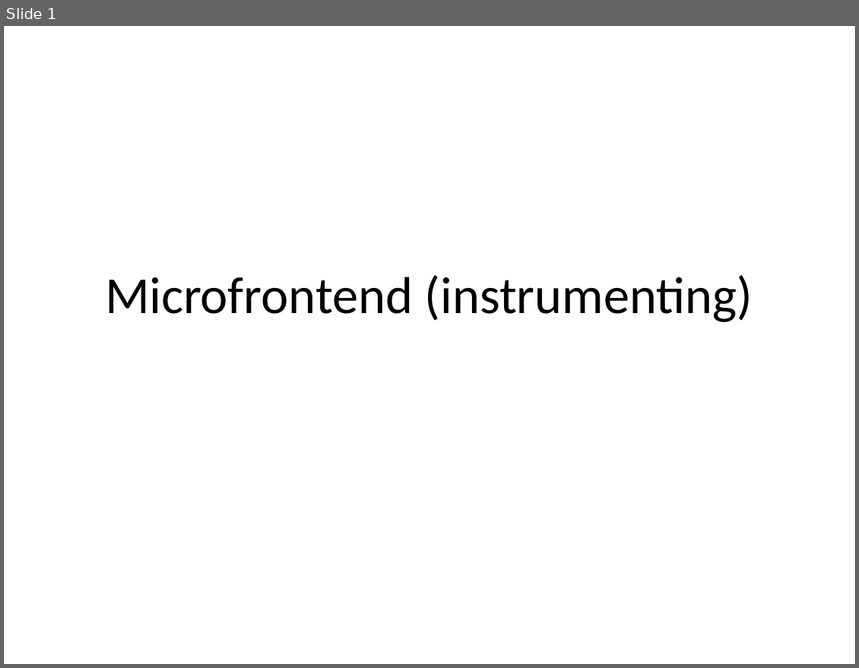
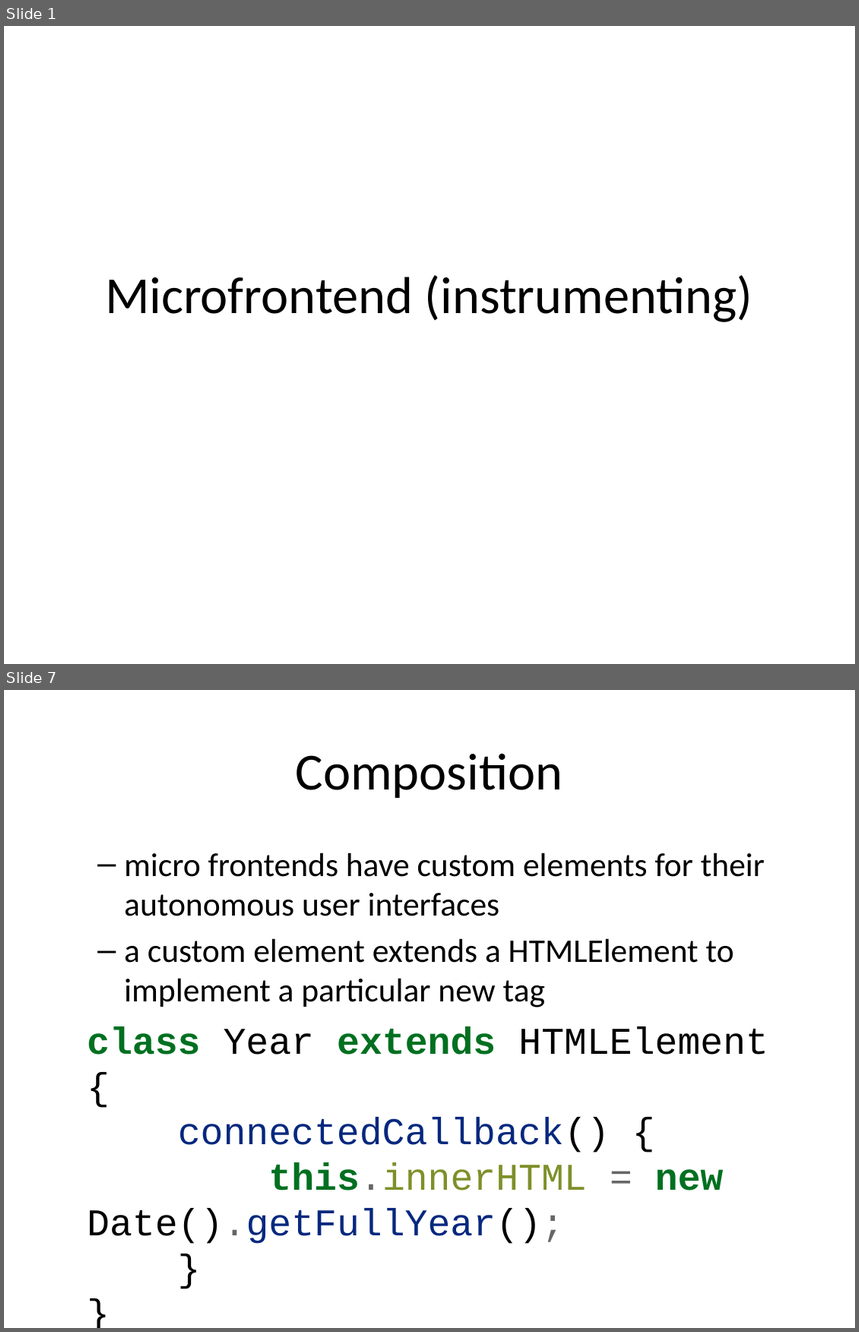
Before and after one commit to rhildred/INFO8985, a slide deck: microfrontend_instrumenting/slides.pptx. Shown one above the other, each under a label of ours: slide 1 before the commit, slides 1 and 7 after it; the slides between them are not shown. The pictures are 859x668 and 859x1332 pixels, drawn with LibreOffice and Linux fonts; fonts in the diff are those of the drawing. Boxes give left, top, right and bottom in pixels: in the first picture for what was removed or moved away, otherwise in the second. Text is boxed around its words. In the diff, an @@ line names an element or a change of style, - is before the commit and + after.

```diff
--- a/microfrontend_instrumenting/slides.pptx
+++ b/microfrontend_instrumenting/slides.pptx
@@ slide 7 added at (x1=4, y1=690, x2=855, y2=1328), background #FFFFFF @@
@@ title added at (x1=296, y1=753, x2=563, y2=798), 44 pt, text #000000 @@
+Composition
@@ text added at (x1=87, y1=853, x2=769, y2=1244), 28 pt, text #000000 @@
+  – micro frontends have custom elements for their autonomous user interfaces
+  – a custom element extends a HTMLElement to implement a particular new tag
+class Year extends HTMLElement {
+connectedCallback() {
+this.innerHTML = new Date().getFullYear();
+}
+}
```
Also in this commit, not shown: 1 slide changed, 5 other slides added, 13 other files.
